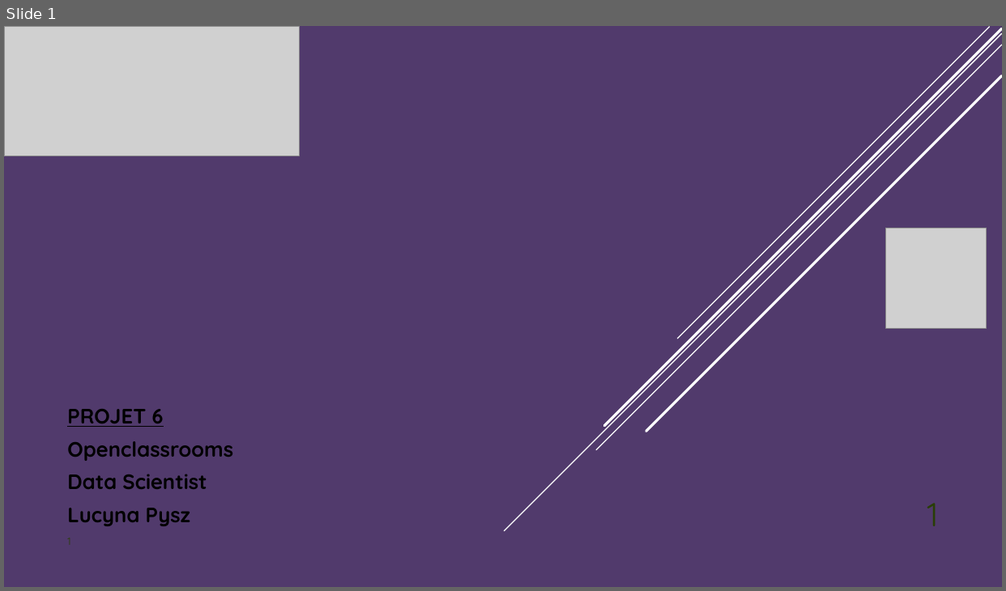
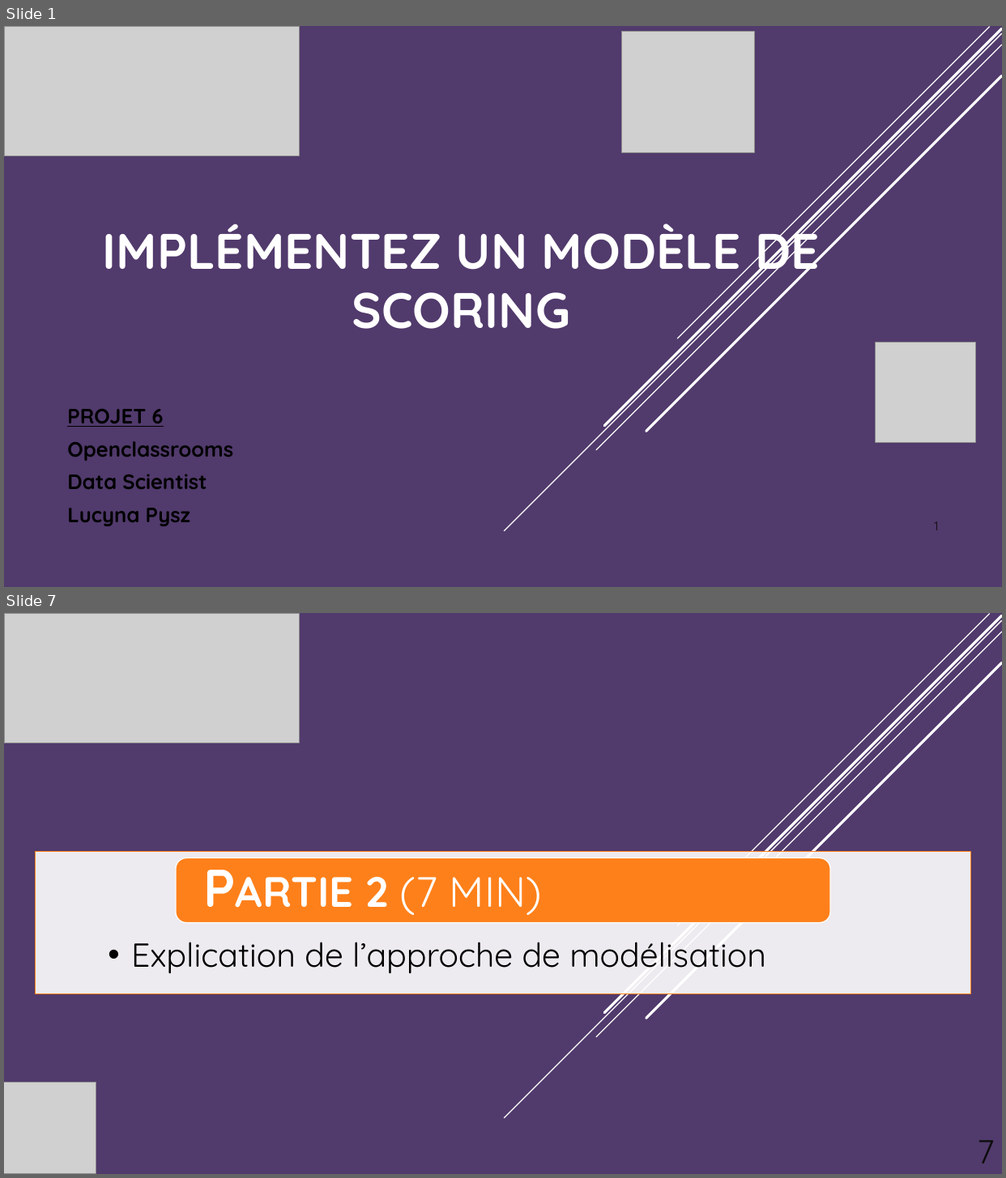
Before and after one commit to StudentLucyna/Projet7, a slide deck: Projet7_Pysz_Presentation.pptx. Shown one above the other, each under a label of ours: slide 1 before the commit, slides 1 and 7 after it; the slides between them are not shown. The pictures are 1006x591 and 1006x1178 pixels, drawn with LibreOffice and Linux fonts; fonts in the diff are those of the drawing; grey boxes stand for pictures. Boxes give left, top, right and bottom in pixels: in the first picture for what was removed or moved away, otherwise in the second. Text is boxed around its words. In the diff, an @@ line names an element or a change of style, - is before the commit and + after.

```diff
--- a/Projet7_Pysz_Presentation.pptx
+++ b/Projet7_Pysz_Presentation.pptx
@@ slide 7 added at (4, 613, 1002, 1174), background gradient #513A6C to #4C7800; not listed: 5 template elements that a slide beside it also shows @@
@@ picture added at (4, 613, 299, 743) @@
@@ rectangle added at (36, 851, 970, 994), fill #FFFFFF at 90% opacity, outline #FE801A 1 pt @@
@@ rounded rectangle added at (176, 858, 830, 924), fill #FE801A, outline #FFFFFF 1 pt @@
@@ text added at (365, 877, 542, 915), 51 pt, text #FFFFFF, bold, small capitals @@
+Partie 2 (7 min)
@@ text added at (131, 942, 766, 974), 32 pt, text #000000 @@
+  • Explication de l’approche de modélisation
@@ picture added at (4, 1082, 96, 1174) @@
@@ page number added at (977, 1140, 994, 1164), 32 pt, text #0D0D0D @@
+7
@@ slide 1 changed as well @@
@@ picture added at (622, 31, 755, 152) @@
@@ title added at (103, 217, 819, 329), 48 pt, text #FFFFFF, bold @@
+IMPLÉMENTEZ UN MODÈLE DE SCORING
@@ picture: place and size @@
-picture at (886, 228, 987, 328)
+picture at (876, 343, 976, 443)
@@ page number added at (934, 522, 938, 531), 12 pt, text #0D0D0D @@
+1
```
Also in this commit, not shown: 18 other slides added, 4 slides removed, 1 other file.
